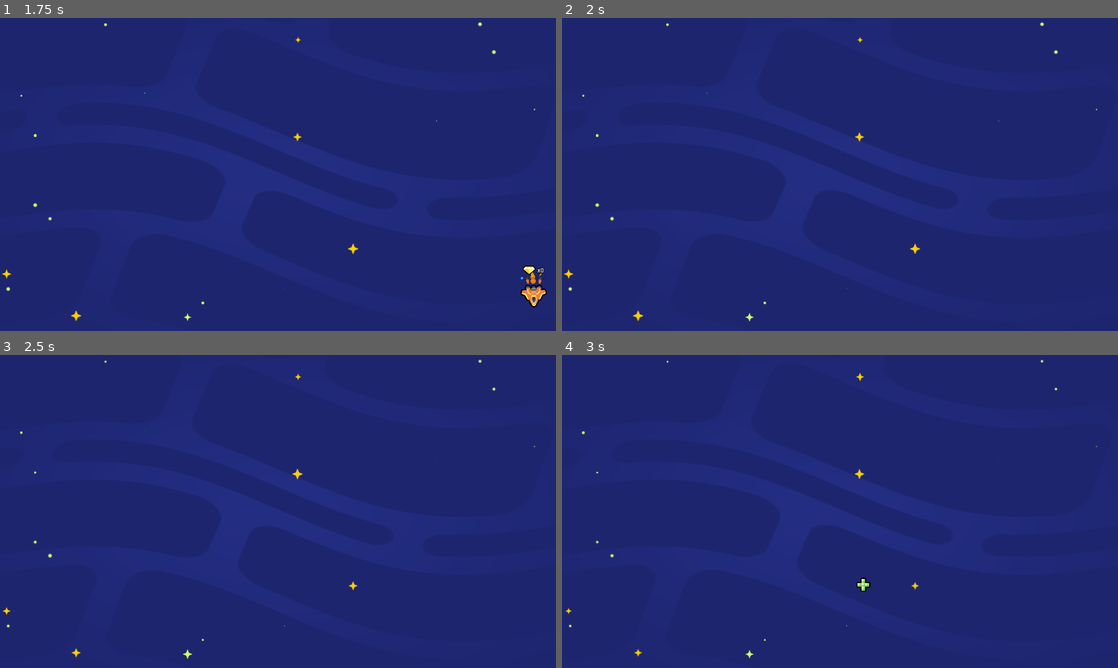
Above: before the commit, frames 1-4 (two rows, left to right).
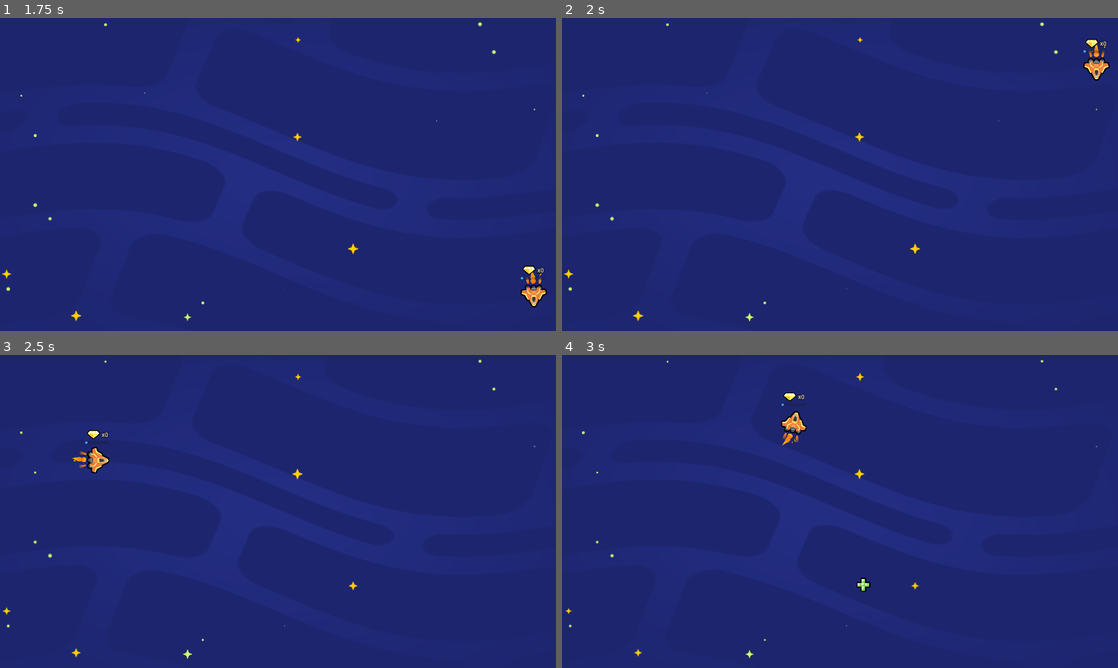
Above: after the commit, the same moments.

Repository: joszeto1/2d-GameDev-Course
Game: Godot game, scene res://lessons/space_level.tscn
Two runs of this game, one before a commit and one after it. Both use one fixed random seed, a clock stepped at 60 frames per second and the inputs below.
Inputs:
- Up to frame 1 (1.75 s): hold D (move_right) 0.53-1.28 s; hold S (move_down) from 1.28 s (still down)
- Up to frame 2 (2 s): keep holding S (move_down)
- Up to frame 3 (2.5 s): release S (move_down) at 2.03 s; hold D (move_right) from 2.03 s (still down)
- Up to frame 4 (3 s): release D (move_right) at 2.78 s; hold W (move_up) from 2.78 s (still down)

Frame 1 is identical in both runs. In frame 2, 0.4% of the frame differs, in the area x 93-99%, y 6-20%; in frame 3, 0.4%, in the area x 13-20%, y 24-38%; in frame 4, 0.4%.

Commit message:
L9. Keep The Ship On Screen

Diff:
--- a/05.loot_it_all_workbook/lessons/ship.gd
+++ b/05.loot_it_all_workbook/lessons/ship.gd
@@ -24,6 +24,11 @@
 	velocity += steering * steering_factor * delta
 	position += velocity * delta
 
+	var viewport_size = get_viewport_rect().size
+
+	position.x = wrapf(position.x, 0, viewport_size.x)
+	position.y = wrapf(position.y, 0, viewport_size.y)
+
 	if velocity.length() > 0.0:
 		get_node("Sprite2D").rotation = velocity.angle()
 
